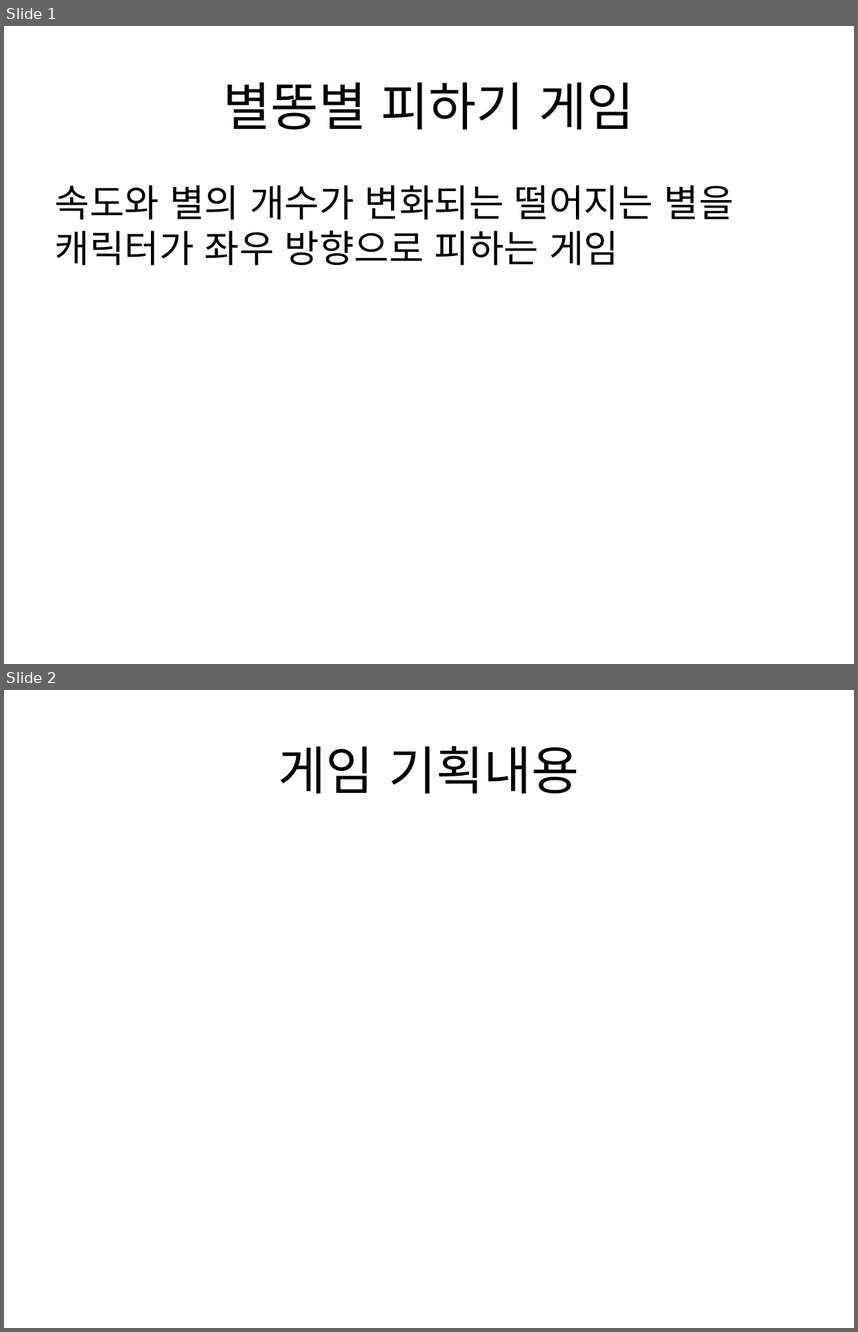
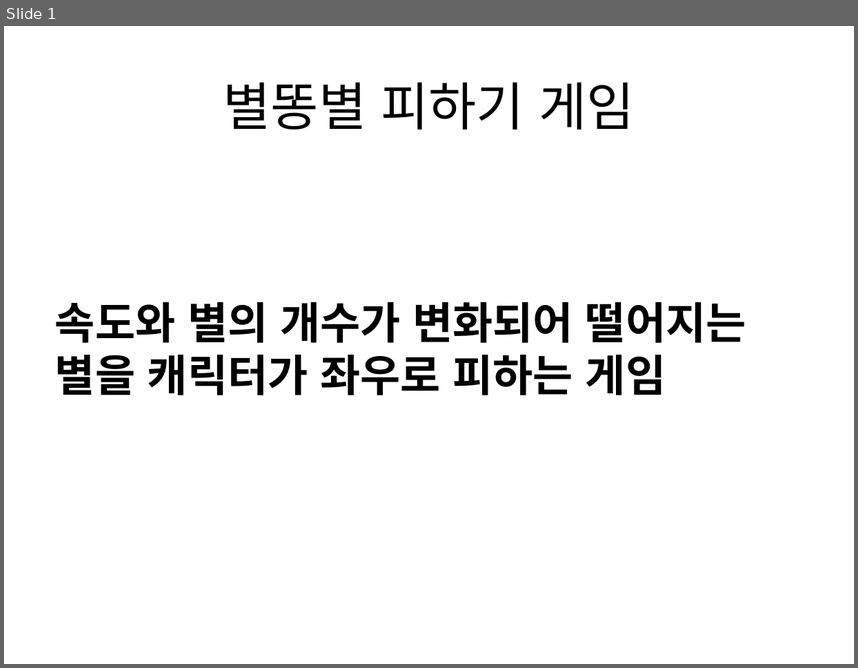
Before and after one commit to wkrehd/c, a slide deck: hellow world만들기/별똥별피하기게임/별똥별 피하기 게임.pptx. Shown one above the other, each under a label of ours: slides 1 and 2 before the commit, slide 1 after it. The pictures are 858x1332 and 858x668 pixels, drawn with LibreOffice and Linux fonts; fonts in the diff are those of the drawing. Boxes give left, top, right and bottom in pixels: in the first picture for what was removed or moved away, otherwise in the second. Text is boxed around its words. In the diff, an @@ line names an element or a change of style, - is before the commit and + after.

Commit message:
2023/5/30
별똥별 피하기 기획서 완
for(y=0; y<height; y++)
맵[y][num]값에 y++이 되면
맵[y+1][num]배열에 저장이 되는가?

```diff
--- a/hellow world만들기/별똥별피하기게임/별똥별 피하기 게임.pptx
+++ b/hellow world만들기/별똥별피하기게임/별똥별 피하기 게임.pptx
@@ slide 2 removed at (4,690,854,1328), background #FFFFFF @@
@@ title removed at (278,746,579,793) @@
-게임 기획내용
@@ slide 1 changed as well @@
@@ text at (55,302,746,395): text changed; size 32 to 37 pt; bold on @@
-속도와 별의 개수가 변화되는 떨어지는 별을 캐릭터가 좌우 방향으로 피하는 게임
+속도와 별의 개수가 변화되어 떨어지는 별을 캐릭터가 좌우로 피하는 게임
```
Also in this commit, not shown: 1 other slide changed, 3 slides added, 6 other files.
